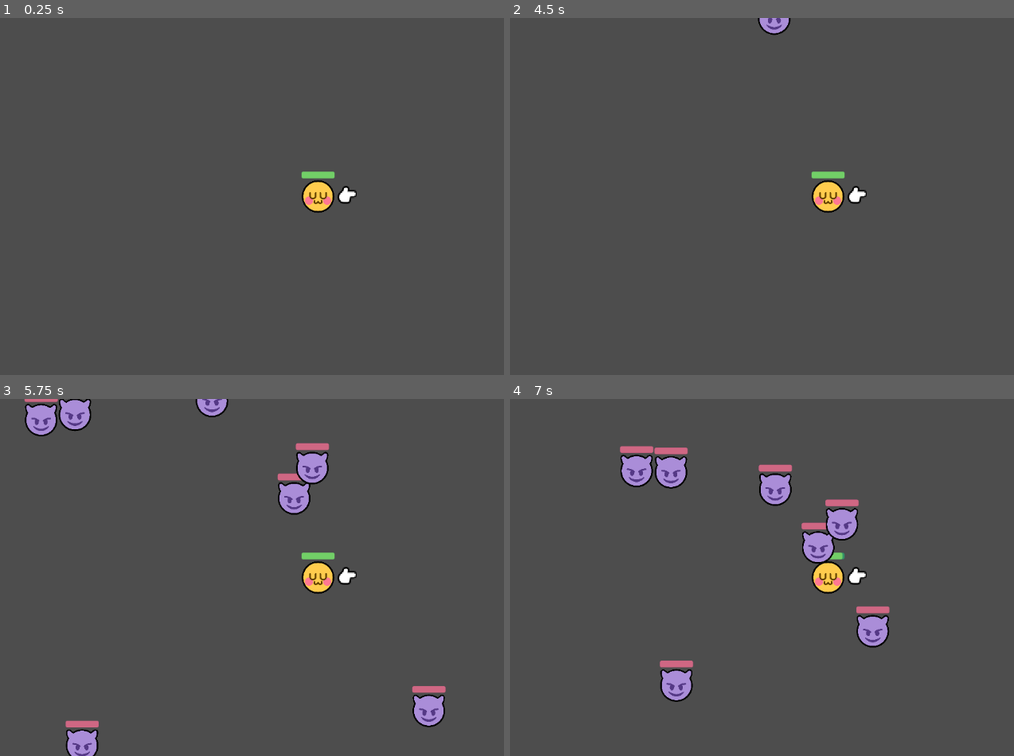
Above: before the commit, frames 1-4 (two rows, left to right).
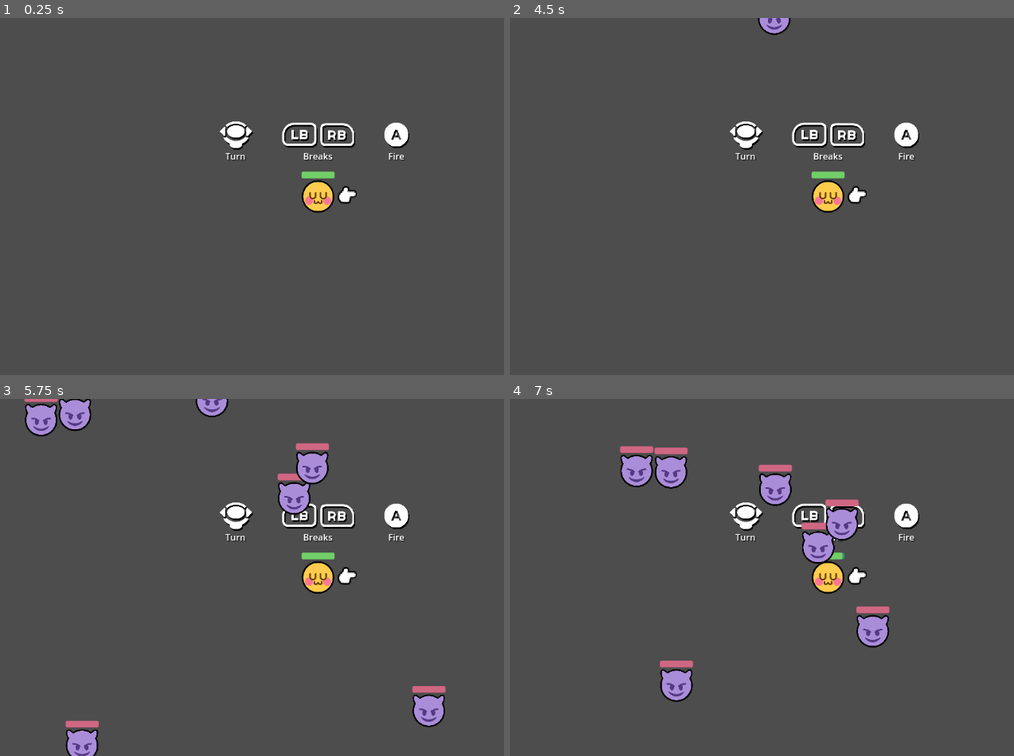
Above: after the commit, the same moments.

Repository: chlorinelungs/starblister
Game: Godot game, scene res://scenes/world-test.tscn
The game is run twice, just before and just after one commit, with the same random seed, the same clock (stepped at 60 frames per second) and the same inputs.
Inputs:
- Up to frame 1 (0.25 s): no input
- Up to frame 2 (4.5 s): tap Enter at 0.5, 2, 3.5 s; tap Space at 1.25, 2.75, 4.25 s
- Up to frame 3 (5.75 s): no input
- Up to frame 4 (7 s): no input

The runs differ from the first frame. In frame 1, 1.3% of the frame differs, in the area x 43-82%, y 28-40%; in frame 2, 1.3%; in frame 3, 1.2%; in frame 4, 1.0%.

Commit message:
sound and gameplay loop

Diff:
--- a/scenes/enemy.tscn
+++ b/scenes/enemy.tscn
@@ -1,8 +1,9 @@
-[gd_scene load_steps=11 format=3 uid="uid://cncenobva6dhe"]
+[gd_scene load_steps=13 format=3 uid="uid://cncenobva6dhe"]
 
 [ext_resource type="Texture2D" uid="uid://b1tpshqb2p1j2" path="res://assets/imp-cartoonified.png" id="1_o2qqn"]
 [ext_resource type="Script" path="res://scripts/enemy.gd" id="1_vj54m"]
 [ext_resource type="Shader" uid="uid://chlpmafosajx4" path="res://scenes/shaders/hit_flash.tres" id="2_wb3xp"]
+[ext_resource type="AudioStream" uid="uid://cu00jk4fjjt38" path="res://sounds/enemyhit.wav" id="4_aoca3"]
 
 [sub_resource type="ShaderMaterial" id="ShaderMaterial_q7ve4"]
 resource_local_to_scene = true
@@ -68,6 +69,11 @@
 "hit_flash": SubResource("Animation_dnvsc")
 }
 
+[sub_resource type="AudioStreamRandomizer" id="AudioStreamRandomizer_e6uw2"]
+random_pitch = 1.1
+streams_count = 1
+stream_0/stream = ExtResource("4_aoca3")
+
 [node name="Enemy2D" type="CharacterBody2D"]
 collision_layer = 3
 collision_mask = 3
@@ -98,3 +104,9 @@
 libraries = {
 "": SubResource("AnimationLibrary_r4r6k")
 }
+
+[node name="Sounds" type="Node2D" parent="."]
+
+[node name="HurtSound2D" type="AudioStreamPlayer2D" parent="Sounds"]
+unique_name_in_owner = true
+stream = SubResource("AudioStreamRandomizer_e6uw2")
--- a/scenes/player.tscn
+++ b/scenes/player.tscn
@@ -1,9 +1,28 @@
-[gd_scene load_steps=13 format=3 uid="uid://th5qgxjg3g7h"]
+[gd_scene load_steps=20 format=3 uid="uid://th5qgxjg3g7h"]
 
 [ext_resource type="Script" path="res://scripts/PlayerController.gd" id="1_wagvw"]
+[ext_resource type="AudioStream" uid="uid://dwbgdwq1brgxd" path="res://sounds/shoot2.wav" id="2_3qa12"]
 [ext_resource type="Shader" uid="uid://chlpmafosajx4" path="res://scenes/shaders/hit_flash.tres" id="2_afs2j"]
 [ext_resource type="Texture2D" uid="uid://b5abbakm4hko3" path="res://assets/uwu-cartoonified.png" id="2_x5j74"]
 [ext_resource type="Texture2D" uid="uid://chqll2t6uau3q" path="res://assets/hand_small_point_n.svg" id="3_hyq6x"]
+[ext_resource type="AudioStream" uid="uid://drpbh5lt2qjlh" path="res://sounds/playerhit.wav" id="3_n7g3f"]
+[ext_resource type="AudioStream" uid="uid://h4t5mtfsghat" path="res://sounds/skid2.wav" id="4_3tcje"]
+[ext_resource type="AudioStream" uid="uid://bwqb5vu5v0jwo" path="res://sounds/lowhealth.wav" id="4_jtbc8"]
+
+[sub_resource type="AudioStreamRandomizer" id="AudioStreamRandomizer_c0scg"]
+random_pitch = 1.07
+streams_count = 1
+stream_0/stream = ExtResource("2_3qa12")
+
+[sub_resource type="AudioStreamRandomizer" id="AudioStreamRandomizer_uhb02"]
+random_pitch = 1.1
+streams_count = 1
+stream_0/stream = ExtResource("3_n7g3f")
+
+[sub_resource type="AudioStreamRandomizer" id="AudioStreamRandomizer_bm8fv"]
+random_pitch = 1.1
+streams_count = 1
+stream_0/stream = ExtResource("4_3tcje")
 
 [sub_resource type="ShaderMaterial" id="ShaderMaterial_ndwdg"]
 shader = ExtResource("2_afs2j")
@@ -73,6 +92,25 @@
 [node name="PlayerNode2D" type="CharacterBody2D"]
 script = ExtResource("1_wagvw")
 
+[node name="Sounds" type="Node2D" parent="."]
+
+[node name="ShootSound2D" type="AudioStreamPlayer2D" parent="Sounds"]
+unique_name_in_owner = true
+stream = SubResource("AudioStreamRandomizer_c0scg")
+
+[node name="HurtSound2D" type="AudioStreamPlayer2D" parent="Sounds"]
+unique_name_in_owner = true
+stream = SubResource("AudioStreamRandomizer_uhb02")
+
+[node name="SkidSound2D" type="AudioStreamPlayer2D" parent="Sounds"]
+unique_name_in_owner = true
+stream = SubResource("AudioStreamRandomizer_bm8fv")
+volume_db = -5.0
+
+[node name="LowHealth2D" type="AudioStreamPlayer2D" parent="Sounds"]
+unique_name_in_owner = true
+stream = ExtResource("4_jtbc8")
+
 [node name="Camera2D" type="Camera2D" parent="."]
 unique_name_in_owner = true
 limit_smoothed = true
--- a/scenes/shaders/hit_flash.tres
+++ b/scenes/shaders/hit_flash.tres
@@ -60,7 +60,6 @@
 
 }
 "
-graph_offset = Vector2(-172.377, -48.7205)
 mode = 1
 flags/light_only = false
 nodes/fragment/0/position = Vector2(720, 80)
--- /dev/null
+++ b/scenes/sound_pitch.gd
@@ -0,0 +1,7 @@
+extends AudioStreamPlayer2D
+
+
+func play(from_position=0.0):
+
+	pitch_scale = rand_range(0.8,0.12)
+	.play(from_position)
--- a/scenes/world-test.tscn
+++ b/scenes/world-test.tscn
@@ -812,55 +812,58 @@
 frame_progress = 0.495556
 script = ExtResource("2_ywbqc")
 
-[node name="StickTutorial2D2" type="Sprite2D" parent="."]
+[node name="Tutorial" type="Node2D" parent="."]
+position = Vector2(0, -112)
+
+[node name="StickTutorialShadows2D" type="Sprite2D" parent="Tutorial"]
 modulate = Color(0, 0, 0, 1)
-position = Vector2(-888, -451)
+position = Vector2(-146.919, 3)
 scale = Vector2(0.501268, 0.501975)
 texture = ExtResource("3_su451")
 
-[node name="Bumper2D 1" type="Sprite2D" parent="StickTutorial2D2"]
+[node name="Bumper2D 1" type="Sprite2D" parent="Tutorial/StickTutorialShadows2D"]
 position = Vector2(229.418, -1.99237)
 scale = Vector2(1.27845, 1.27664)
 texture = ExtResource("5_vn32y")
 
-[node name="Bumper2D 2" type="Sprite2D" parent="StickTutorial2D2/Bumper2D 1"]
+[node name="Bumper2D 2" type="Sprite2D" parent="Tutorial/StickTutorialShadows2D/Bumper2D 1"]
 position = Vector2(107, 1.00003)
 texture = ExtResource("6_wd3jj")
 
-[node name="ButtonTutorial" type="Sprite2D" parent="StickTutorial2D2/Bumper2D 1"]
+[node name="ButtonTutorial" type="Sprite2D" parent="Tutorial/StickTutorialShadows2D/Bumper2D 1"]
 position = Vector2(273.802, 1.00006)
 scale = Vector2(0.707694, 0.707694)
 texture = ExtResource("1_dkiqe")
 
-[node name="StickTutorial2D" type="Sprite2D" parent="."]
-position = Vector2(-888.919, -454)
+[node name="StickTutorial2D" type="Sprite2D" parent="Tutorial"]
+position = Vector2(-148.919, 0)
 scale = Vector2(0.501268, 0.501975)
 texture = ExtResource("3_su451")
 
-[node name="Bumper2D 1" type="Sprite2D" parent="StickTutorial2D"]
+[node name="Bumper2D 1" type="Sprite2D" parent="Tutorial/StickTutorial2D"]
 position = Vector2(229.418, -1.99237)
 scale = Vector2(1.27845, 1.27664)
 texture = ExtResource("5_vn32y")
 
-[node name="Bumper2D 2" type="Sprite2D" parent="StickTutorial2D/Bumper2D 1"]
+[node name="Bumper2D 2" type="Sprite2D" parent="Tutorial/StickTutorial2D/Bumper2D 1"]
 position = Vector2(107, 1.00003)
 texture = ExtResource("6_wd3jj")
 
-[node name="ButtonTutorial" type="Sprite2D" parent="StickTutorial2D/Bumper2D 1"]
+[node name="ButtonTutorial" type="Sprite2D" parent="Tutorial/StickTutorial2D/Bumper2D 1"]
 position = Vector2(273.802, 1.00006)
 scale = Vector2(0.707694, 0.707694)
 texture = ExtResource("1_dkiqe")
 
-[node name="Turn2" type="Label" parent="."]
+[node name="TextShadows" type="Label" parent="Tutorial"]
 modulate = Color(0.154876, 0.154876, 0.154876, 1)
-offset_left = -911.0
-offset_top = -423.0
-offset_right = -871.0
-offset_bottom = -400.0
+offset_left = -167.0
+offset_top = 29.0
+offset_right = -127.0
+offset_bottom = 52.0
 text = "Turn"
 horizontal_alignment = 1
 
-[node name="Break" type="Label" parent="Turn2"]
+[node name="Break" type="Label" parent="Tutorial/TextShadows"]
 layout_mode = 0
 offset_left = 142.0
 offset_right = 195.0
@@ -869,7 +872,7 @@
 "
 horizontal_alignment = 1
 
-[node name="Fire" type="Label" parent="Turn2/Break"]
+[node name="Fire" type="Label" parent="Tutorial/TextShadows/Break"]
 layout_mode = 0
 offset_left = 149.0
 offset_right = 189.0
@@ -877,16 +880,16 @@
 text = "Fire"
 horizontal_alignment = 1
 
-[node name="Turn" type="Label" parent="."]
-offset_left = -910.919
-offset_top = -425.0
-offset_right = -870.919
-offset_bottom = -402.0
+[node name="Text" type="Label" parent="Tutorial"]
+offset_left = -169.0
+offset_top = 27.0
+offset_right = -129.0
+offset_bottom = 50.0
 theme = SubResource("Theme_yvuhx")
 text = "Turn"
 horizontal_alignment = 1
 
-[node name="Break" type="Label" parent="Turn"]
+[node name="Break" type="Label" parent="Tutorial/Text"]
 layout_mode = 0
 offset_left = 142.0
 offset_right = 195.0
@@ -895,7 +898,7 @@
 "
 horizontal_alignment = 1
 
-[node name="Fire" type="Label" parent="Turn/Break"]
+[node name="Fire" type="Label" parent="Tutorial/Text/Break"]
 layout_mode = 0
 offset_left = 149.0
 offset_right = 189.0
--- a/scripts/PlayerController.gd
+++ b/scripts/PlayerController.gd
@@ -8,9 +8,15 @@
 var turn_speed := 8.5
 var slow_turn_speed := turn_speed*2
 
+var can_play := false
+var play_timer_shoot := 0.0
+var play_timer_hit := 0.0
+var play_timer_increase := 0.5
+
 var health := 100.0
 
 @onready var hit_flash_animation_player = $HitFlash2D
+
 
 func _ready():
 	pass
@@ -28,14 +34,38 @@
 	const DAMAGE := 10.0
 	var overlapping_mobs = %Hurtbox2D.get_overlapping_bodies()
 	if overlapping_mobs.size() > 0:
+		play_timer_hit += play_timer_increase
+		print(play_timer_hit)
+
+		if play_timer_hit >= 2.5:
+			can_play = true
+			play_timer_hit = 0
+		else:
+			can_play = false
+
+		if can_play:
+			%HurtSound2D.play()
+
 		health -= DAMAGE * overlapping_mobs.size() * delta
 		%HealthBar.value = health
 		hit_flash_animation_player.play("hit_flash")
 		if health <= 0.0:
 			is_dead.emit()
+			get_tree().reload_current_scene()
 
+	if Input.is_action_just_pressed("holding"):
+		%SkidSound2D.play()
 
 	if Input.is_action_pressed("shoot"):
+		play_timer_shoot += play_timer_increase
+		print(play_timer_shoot)
+		if play_timer_shoot >= 2:
+			can_play = true
+			play_timer_shoot = 0
+
+			if can_play:
+				%ShootSound2D.play()
+
 		velocity += shoot_vector * acceleration
 		if Input.is_action_pressed("holding"):
 			%Camera2D.offset -= shoot_vector * 16
--- a/scripts/enemy.gd
+++ b/scripts/enemy.gd
@@ -2,6 +2,10 @@
 
 var speed = 150
 var health = 7
+
+var play_timer_hit := 0.0
+var play_timer_increase := 0.5
+var can_play := false
 
 @onready var player = get_node("/root/World2D/PlayerNode2D")
 @onready var hit_flash_animation_player = $HitFlash2D
@@ -15,6 +19,17 @@
 	%HealthBar.value = health
 func take_damage():
 	health -= 1
+	play_timer_hit += play_timer_increase
+	if play_timer_hit >= 1.5:
+		can_play = true
+		play_timer_hit = 0
+	else:
+		can_play = false
+
+	if can_play:
+		%HurtSound2D.play()
+
+	#%HurtSound2D.play()
 	hit_flash_animation_player.play("hit_flash")
 
 	if health == 0:
Not shown, added: sounds/enemyhit.wav.import
Not shown, added: sounds/enemykill.wav.import
Not shown, added: sounds/lowhealth.wav.import
Not shown, added: sounds/playerhit.wav.import
Not shown, added: sounds/shoot.wav.import
Not shown, added: sounds/shoot2.wav.import
Not shown, added: sounds/skid.wav.import
Not shown, added: sounds/skid2.wav.import
Not shown, added: sounds/enemyhit.wav
Not shown, added: sounds/enemykill.wav
Not shown, added: sounds/lowhealth.wav
Not shown, added: sounds/playerhit.wav
(and 4 more such lines)
